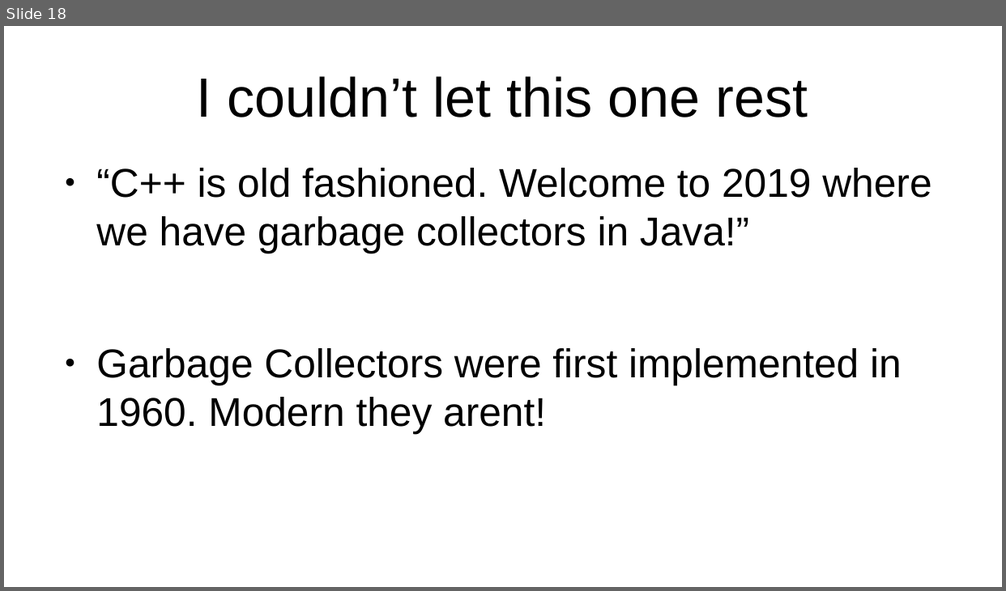
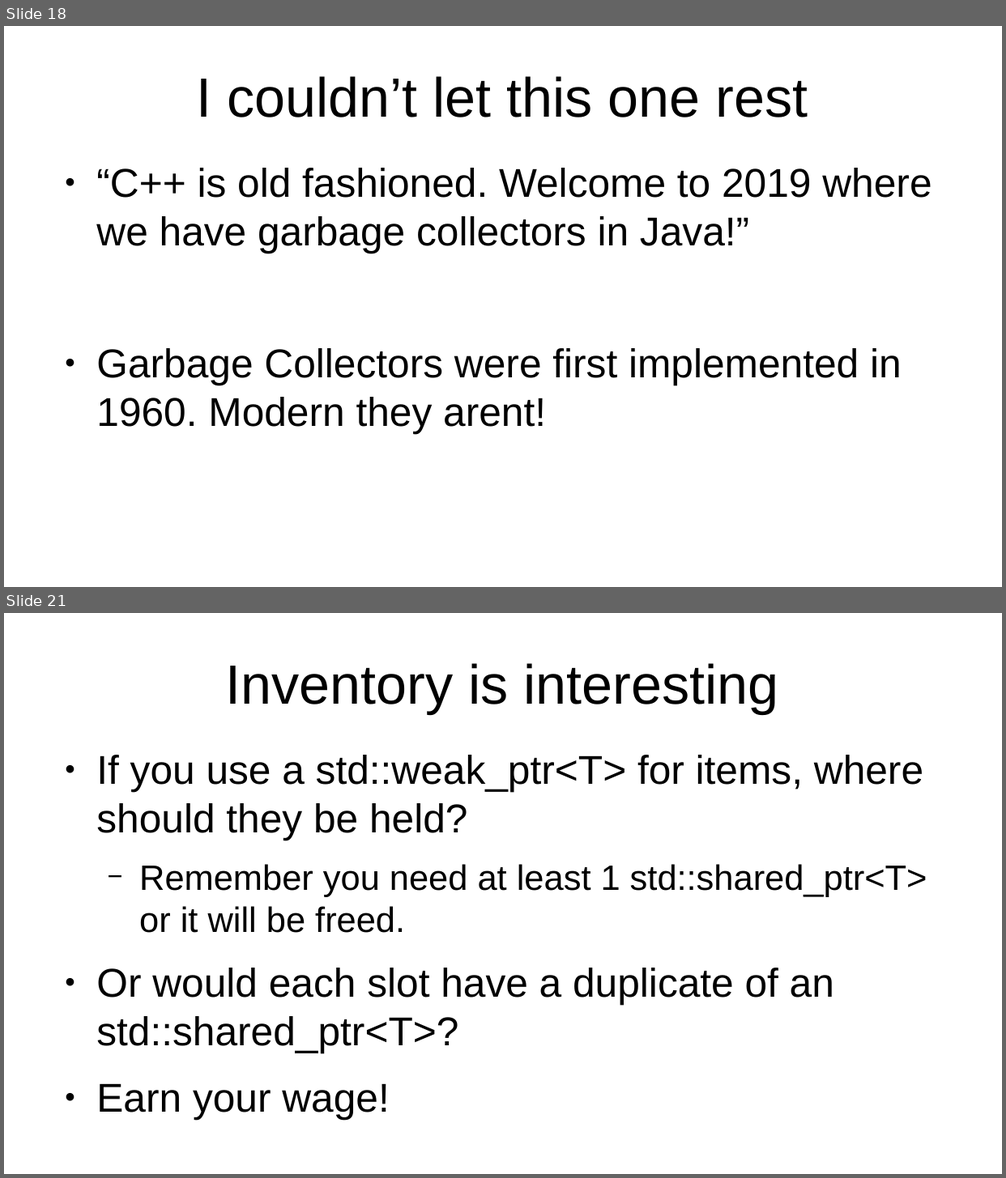
Before and after one commit to osen/creativelabs, a slide deck: gep/gep_cxx_precursor_1.odp. Shown one above the other, each under a label of ours: slide 18 before the commit, slides 18 and 21 after it; the slides between them are not shown. The pictures are 1006x591 and 1006x1178 pixels, drawn with LibreOffice and Linux fonts; fonts in the diff are those of the drawing. Boxes give left, top, right and bottom in pixels: in the first picture for what was removed or moved away, otherwise in the second. Text is boxed around its words. In the diff, an @@ line names an element or a change of style, - is before the commit and + after.

```diff
--- a/gep/gep_cxx_precursor_1.odp
+++ b/gep/gep_cxx_precursor_1.odp
@@ slide 21 added at box(4, 613, 1002, 1174), background #FFFFFF @@
@@ title added at box(226, 663, 779, 714), 44 pt, text #000000 @@
+Inventory is interesting
@@ text added at box(96, 755, 927, 1054), 32 pt, text #000000 @@
+● If you use a std::weak_ptr<T> for items, where should they be held?
+  − Remember you need at least 1 std::shared_ptr<T> or it will be freed.
+● Or would each slot have a duplicate of an std::shared_ptr<T>?
+● Earn your wage!
```
Also in this commit, not shown: 2 slides changed, 2 other slides added, 1 other file.
